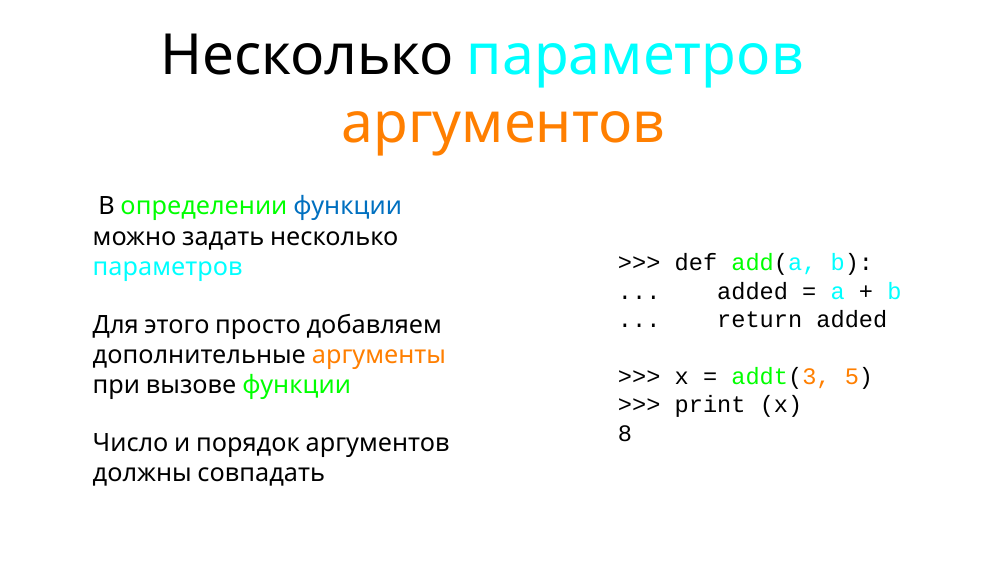
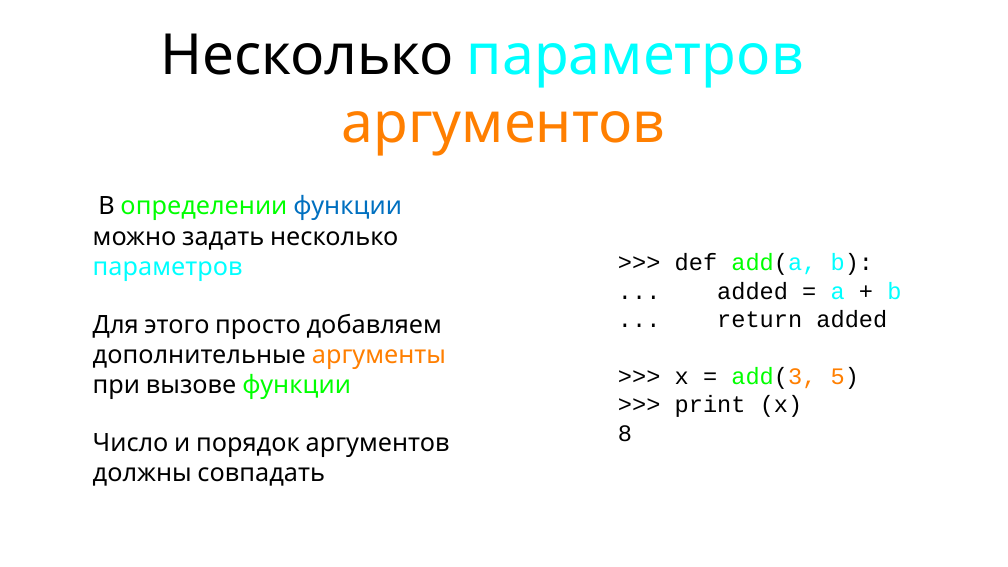
Before and after one commit to maxchv/LearnPython, a slide deck: slide 36 of week04/07.Functions.pptx. Drawn at 1008x567 pixels with LibreOffice and Linux fonts; fonts in the diff are those of the drawing. Boxes give left, top, right and bottom in pixels: in the first picture for what was removed or moved away, otherwise in the second. Text is boxed around its words. In the diff, an @@ line names an element or a change of style, - is before the commit and + after.

```diff
--- a/week04/07.Functions.pptx
+++ b/week04/07.Functions.pptx
@@ text at (x1=675, y1=367, x2=859, y2=389): text changed @@
->>> x = addt(3, 5)
+>>> x = add(3, 5)
```
Also in this commit, not shown: 1 other slide changed, 4 other files.
